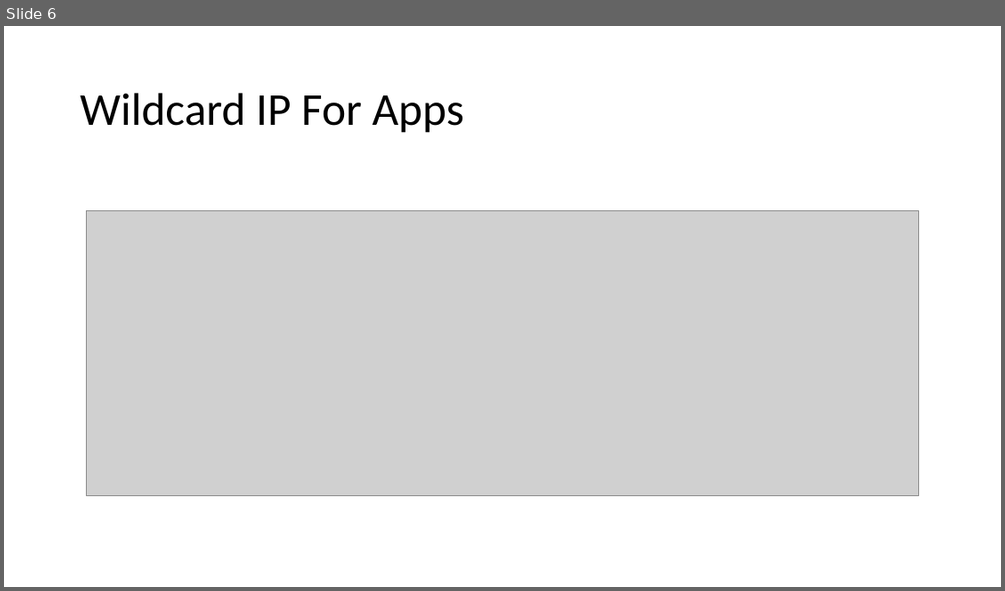
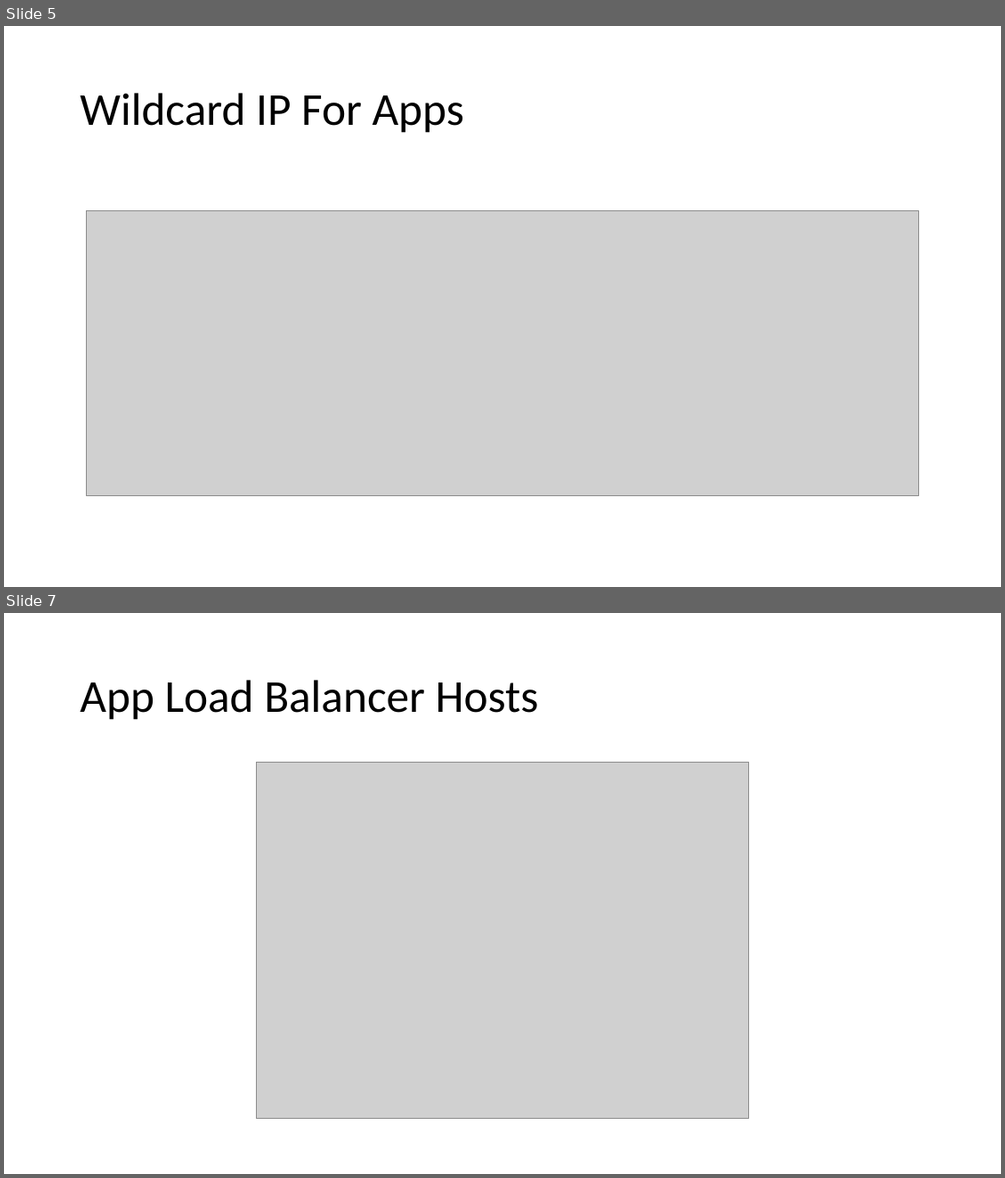
Before and after one commit to glennswest/ocpupi4azure, a slide deck: doc/azocpupidemo3.pptx. Shown one above the other, each under a label of ours: slide 6 before the commit, slides 5 and 7 after it; the slides between them are not shown. The pictures are 1005x591 and 1005x1178 pixels, drawn with LibreOffice and Linux fonts; fonts in the diff are those of the drawing; grey boxes stand for pictures. Boxes give left, top, right and bottom in pixels: in the first picture for what was removed or moved away, otherwise in the second. Text is boxed around its words. In the diff, an @@ line names an element or a change of style, - is before the commit and + after.

```diff
--- a/doc/azocpupidemo3.pptx
+++ b/doc/azocpupidemo3.pptx
@@ slide 7 added at (x1=4, y1=613, x2=1001, y2=1174), background #FFFFFF @@
@@ title added at (x1=80, y1=680, x2=539, y2=720), 44 pt, text #000000 @@
+App Load Balancer Hosts
@@ picture added at (x1=256, y1=763, x2=749, y2=1119) @@
@@ what was slide 6 is now slide 5 @@
```
Also in this commit, not shown: 5 slides changed, 25 other slides added, 1 slide removed, 2 other files.
